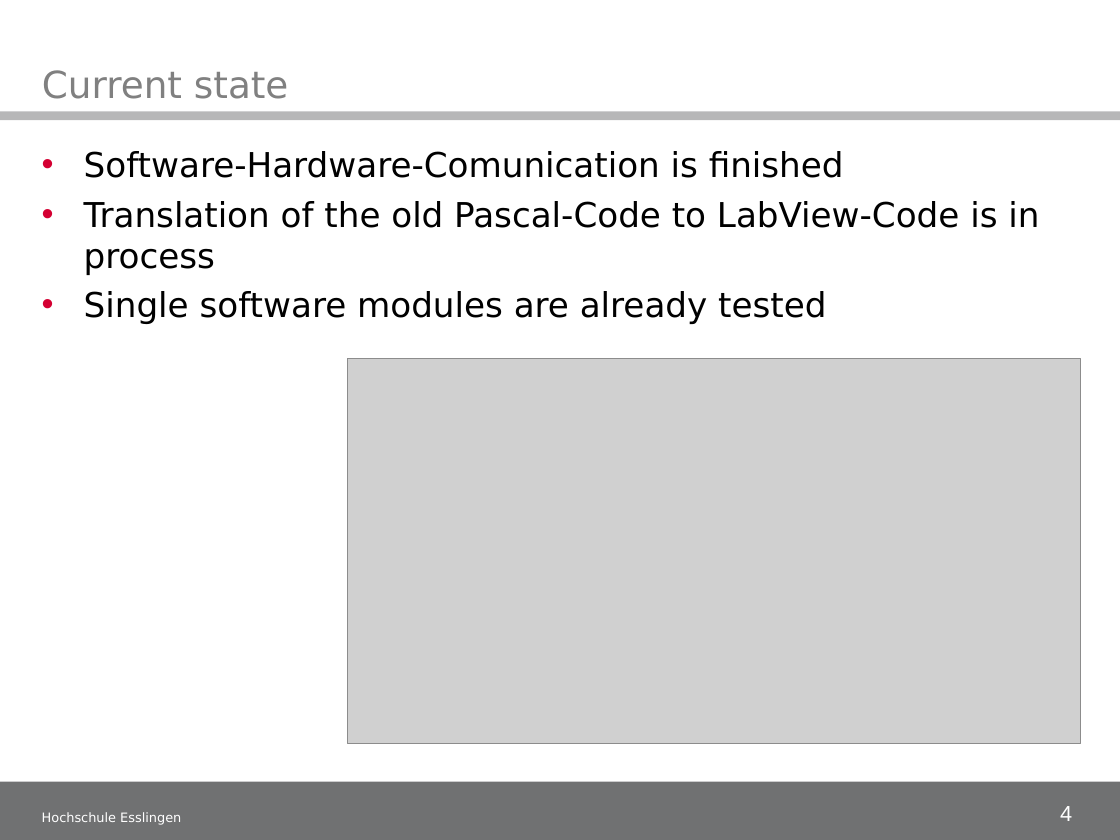
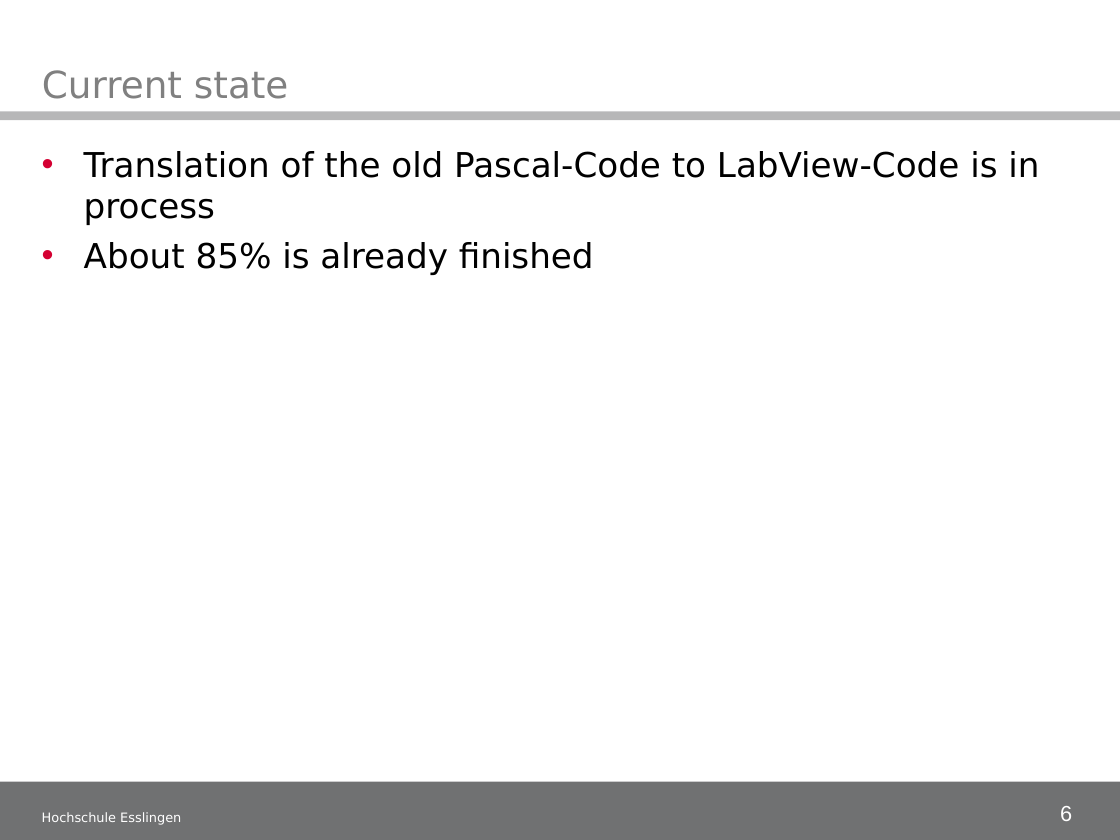
Before and after one commit to illogicdev/magneto, a slide deck: slide 6 of doku/50_Midtermpresentation/Midterm presentation_1.ppt (slide 4 before the commit). Drawn at 1120x840 pixels with LibreOffice and Linux fonts; fonts in the diff are those of the drawing; grey boxes stand for pictures; background and template pictures are left out. Boxes give left, top, right and bottom in pixels: in the first picture for what was removed or moved away, otherwise in the second. Text is boxed around its words. In the diff, an @@ line names an element or a change of style, - is before the commit and + after.

```diff
--- a/doku/50_Midtermpresentation/Midterm presentation_1.ppt
+++ b/doku/50_Midtermpresentation/Midterm presentation_1.ppt
@@ text at [84,151,844,178]: paragraph removed @@
-• Software-Hardware-Comunication is finished
@@ text at [84,242,594,275]: text changed @@
-• Single software modules are already tested
+• About 85% is already finished
@@ picture removed at [347,358,1080,744] @@
@@ page number at [1060,806,1072,821]: text changed @@
-4
+6
```
Also in this commit, not shown: 2 other slides changed, 3 slides added.
